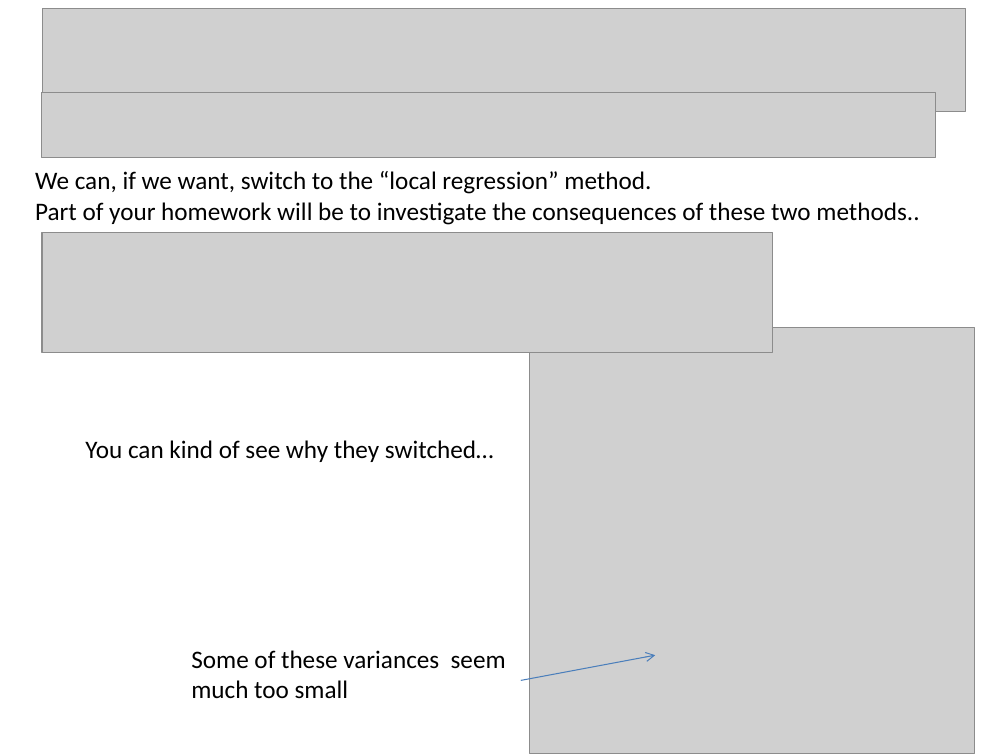
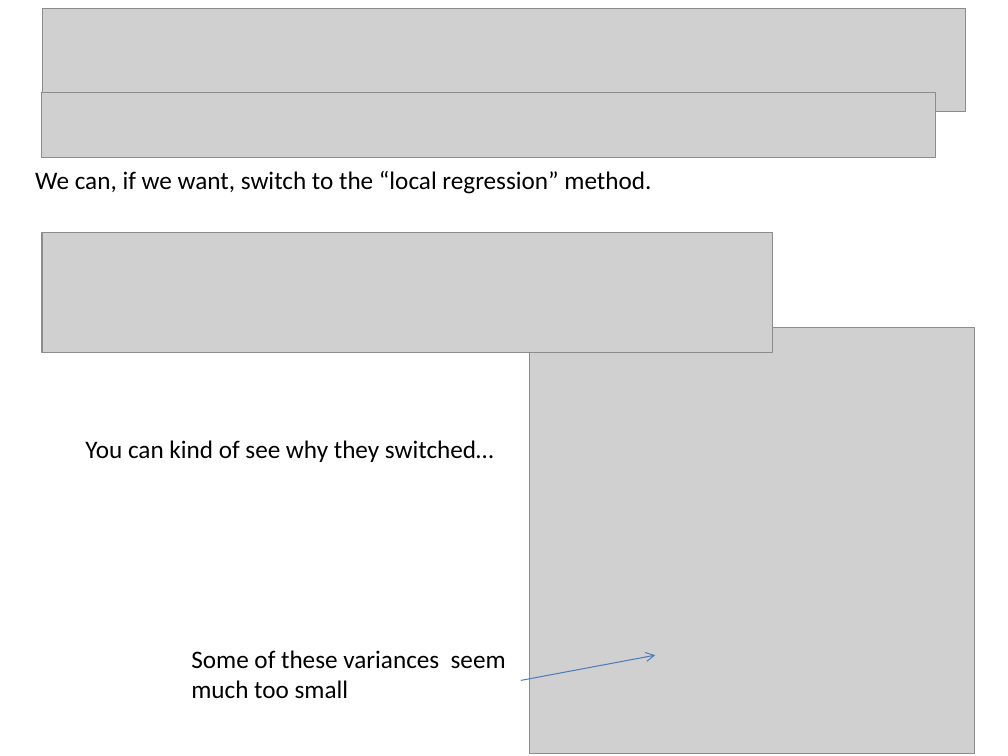
Before and after one commit to afodor/afodor.github.io, a slide deck: slide 38 of classes/stats2015/Lecture11.pptx. Drawn at 1008x756 pixels with LibreOffice and Linux fonts; fonts in the diff are those of the drawing; grey boxes stand for pictures. Boxes give left, top, right and bottom in pixels: in the first picture for what was removed or moved away, otherwise in the second. Text is boxed around its words. In the diff, an @@ line names an element or a change of style, - is before the commit and + after.

```diff
--- a/classes/stats2015/Lecture11.pptx
+++ b/classes/stats2015/Lecture11.pptx
@@ text at bbox=[35, 202, 919, 225]: paragraph removed @@
-Part of your homework will be to investigate the consequences of these two methods..
```
Also in this commit, not shown: 2 other slides changed.
